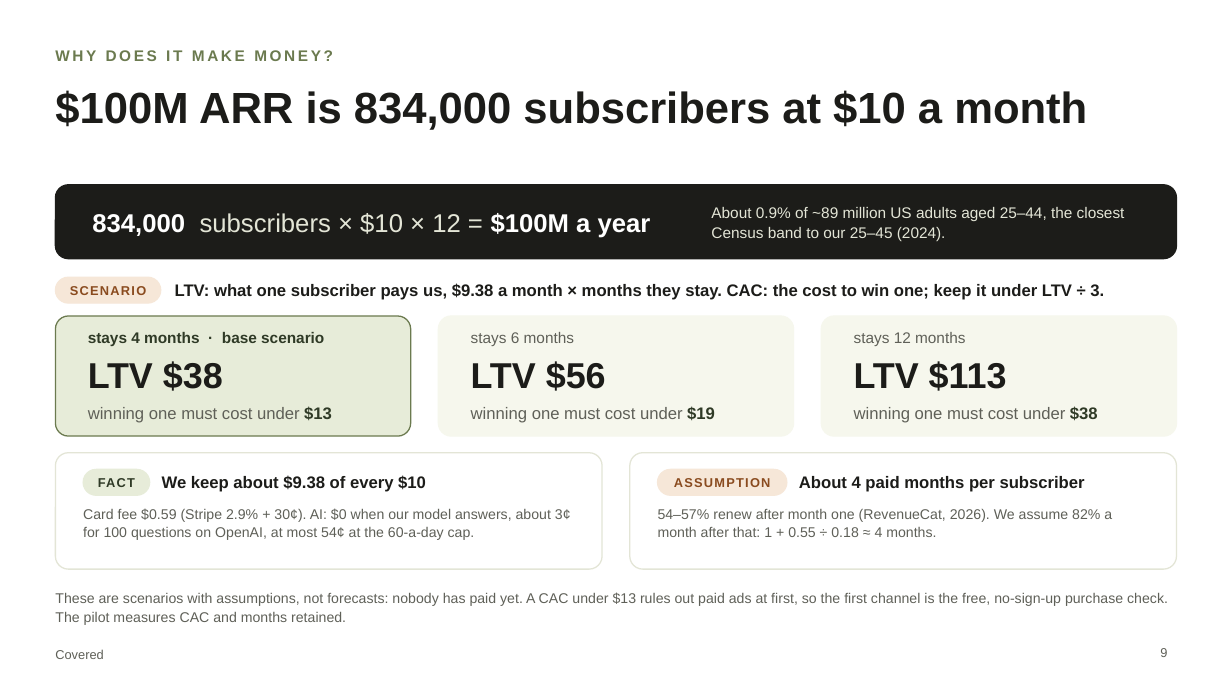
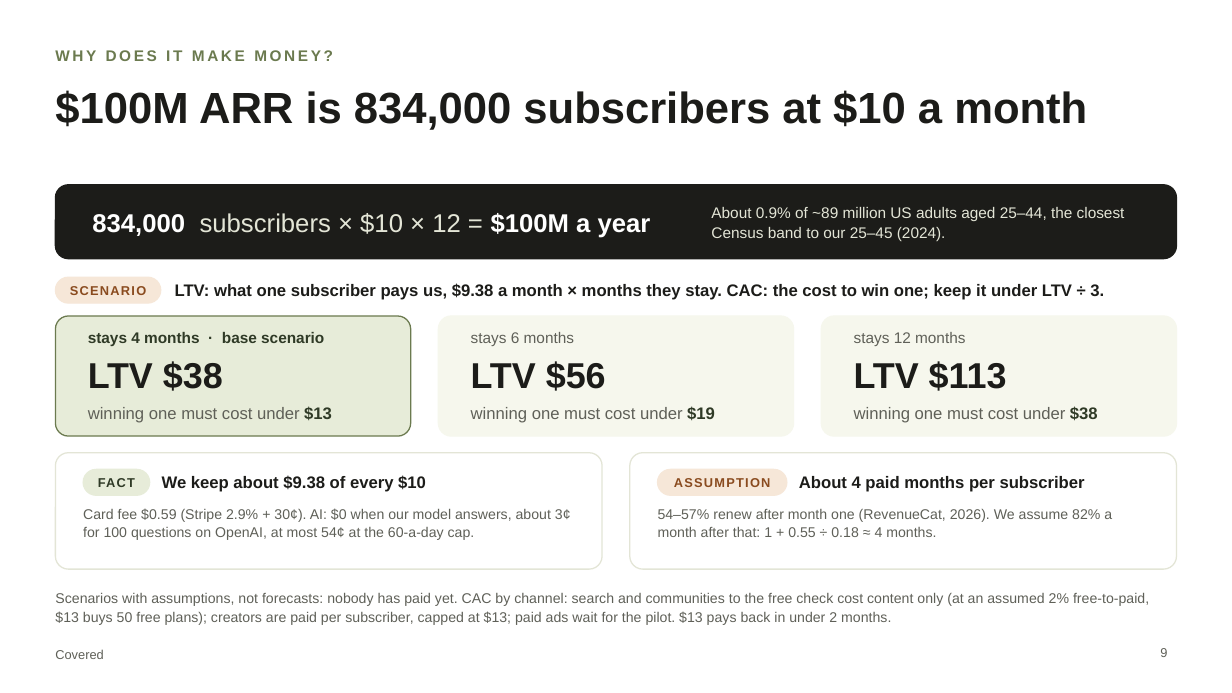
Before and after one commit to chinusoid/FractureTeam, a slide deck: slide 9 of pitch/covered-pitch.pptx. Drawn at 1232x693 pixels with LibreOffice and Linux fonts; fonts in the diff are those of the drawing. Boxes give left, top, right and bottom in pixels: in the first picture for what was removed or moved away, otherwise in the second. Text is boxed around its words. In the diff, an @@ line names an element or a change of style, - is before the commit and + after.

```diff
--- a/pitch/covered-pitch.pptx
+++ b/pitch/covered-pitch.pptx
@@ text at [55, 593, 1149, 625]: text changed @@
-These are scenarios with assumptions, not forecasts: nobody has paid yet. A CAC under $13 rules out paid ads at first, so the first channel is the free, no-sign-up purchase check. The pilot measures CAC and months retained.
+Scenarios with assumptions, not forecasts: nobody has paid yet. CAC by channel: search and communities to the free check cost content only (at an assumed 2% free-to-paid, $13 buys 50 free plans); creators are paid per subscriber, capped at $13; paid ads wait for the pilot. $13 pays back in under 2 months.
```
Also in this commit, not shown: 2 other slides changed, 14 other files.
